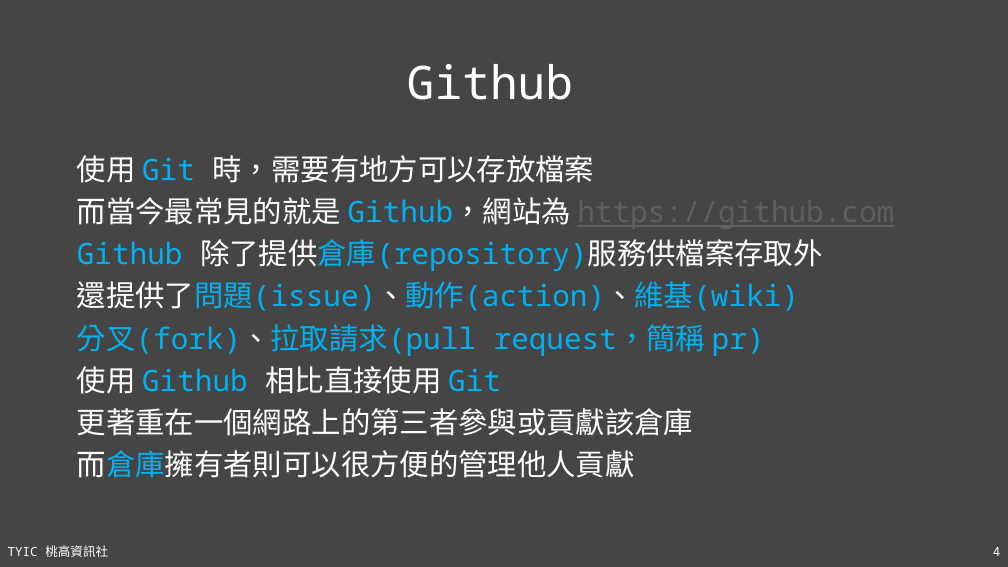
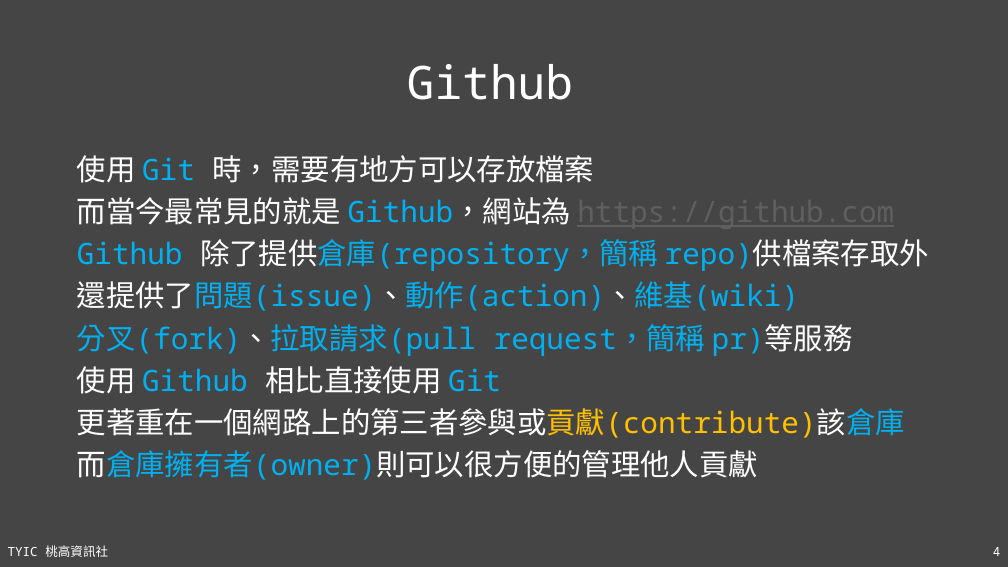
Before and after one commit to TYSHIC/slides, a slide deck: slide 4 of ppt/16_Git 與 Github.pptx. Drawn at 1008x567 pixels with LibreOffice and Linux fonts; fonts in the diff are those of the drawing. Boxes give left, top, right and bottom in pixels: in the first picture for what was removed or moved away, otherwise in the second. Text is boxed around its words. In the diff, an @@ line names an element or a change of style, - is before the commit and + after.

```diff
--- a/ppt/16_Git 與 Github.pptx
+++ b/ppt/16_Git 與 Github.pptx
@@ text at <box>77,239,929,271</box>: text changed @@
-Github 除了提供倉庫(repository)服務供檔案存取外
+Github 除了提供倉庫(repository，簡稱 repo)供檔案存取外
@@ text at <box>77,324,853,356</box>: text changed @@
-分叉(fork)、拉取請求(pull request，簡稱 pr)
+分叉(fork)、拉取請求(pull request，簡稱 pr)等服務
@@ text at <box>77,408,905,480</box>: text changed @@
-更著重在一個網路上的第三者參與或貢獻該倉庫
-而倉庫擁有者則可以很方便的管理他人貢獻
+更著重在一個網路上的第三者參與或貢獻(contribute)該倉庫
+而倉庫擁有者(owner)則可以很方便的管理他人貢獻
```
Also in this commit, not shown: 1 other slide changed, 6 slides added, 19 other files.
